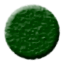
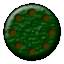
The second 64×64 image is a revision of the first. Changes to its layers:
added layer "bulletHoles" above "Layer 1" over left=7, top=7, right=57, bottom=57
